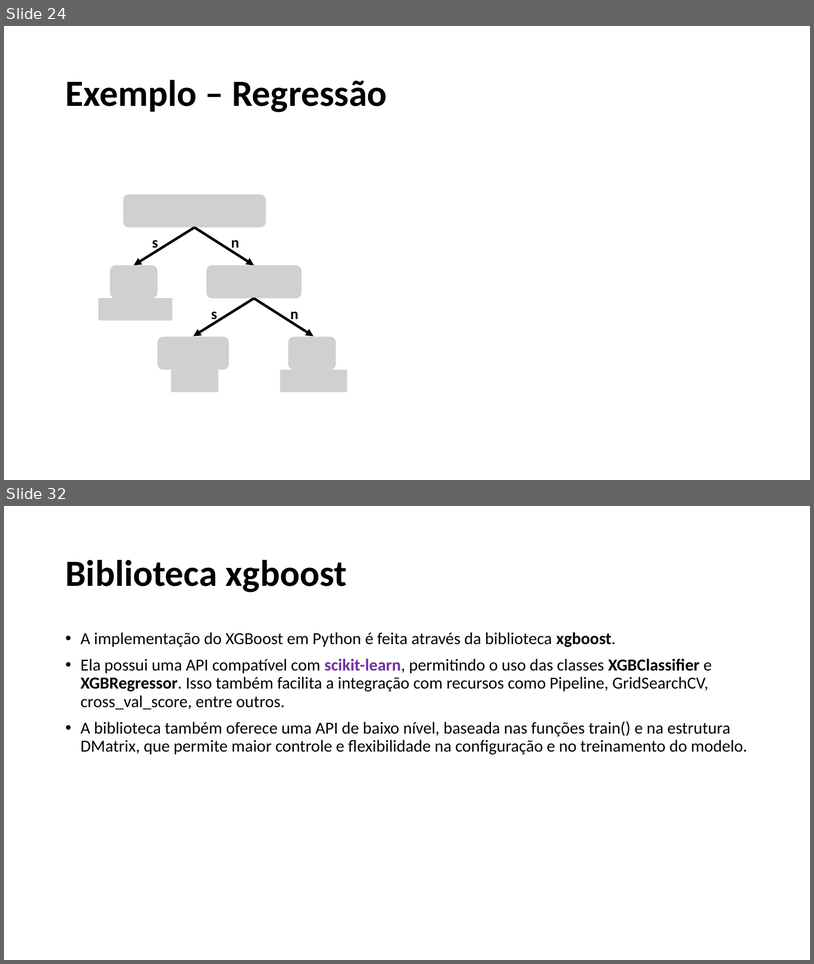
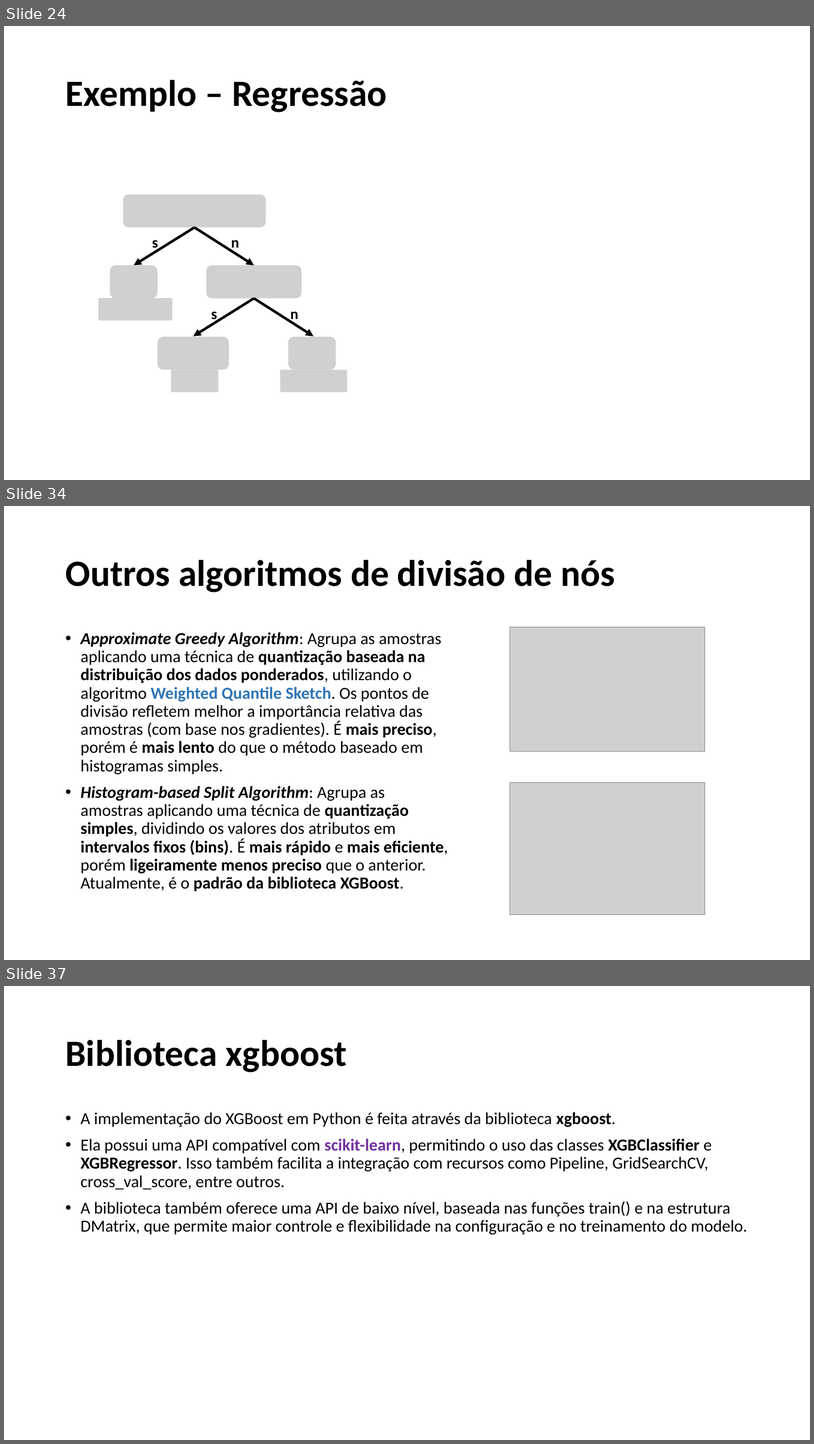
Before and after one commit to alessandradomi/TP558, a slide deck: seminario_XGBoost/TP558_Seminario_XGBoost_Alessandra.pptx. Shown one above the other, each under a label of ours: slides 24 and 32 before the commit, slides 24, 34 and 37 after it; the slides between them are not shown. The pictures are 814x964 and 814x1444 pixels, drawn with LibreOffice and Linux fonts; fonts in the diff are those of the drawing; grey boxes stand for pictures. Boxes give left, top, right and bottom in pixels: in the first picture for what was removed or moved away, otherwise in the second. Text is boxed around its words. In the diff, an @@ line names an element or a change of style, - is before the commit and + after.

```diff
--- a/seminario_XGBoost/TP558_Seminario_XGBoost_Alessandra.pptx
+++ b/seminario_XGBoost/TP558_Seminario_XGBoost_Alessandra.pptx
@@ slide 34 added at (x1=4, y1=506, x2=810, y2=960), background #FFFFFF @@
@@ title added at (x1=65, y1=559, x2=615, y2=592), 44 pt, text #000000, bold @@
+Outros algoritmos de divisão de nós
@@ picture added at (x1=510, y1=627, x2=705, y2=751) @@
@@ text added at (x1=81, y1=632, x2=449, y2=891), 20 pt, text #000000 @@
+• Approximate Greedy Algorithm: Agrupa as amostras aplicando uma técnica de quantização baseada na distribuição dos dados ponderados, utilizando o algoritmo Weighted Quantile Sketch. Os pontos de divisão refletem melhor a importância relativa das amostras (com base nos gradientes). É mais preciso, porém é mais lento do que o método baseado em histogramas simples.
+• Histogram-based Split Algorithm: Agrupa as amostras aplicando uma técnica de quantização simples, dividindo os valores dos atributos em intervalos fixos (bins). É mais rápido e mais eficiente, porém ligeiramente menos preciso que o anterior. Atualmente, é o padrão da biblioteca XGBoost.
@@ picture added at (x1=510, y1=783, x2=705, y2=915) @@
@@ what was slide 32 is now slide 37 @@
```
Also in this commit, not shown: 9 slides changed, 4 other slides added, 1 other file.
